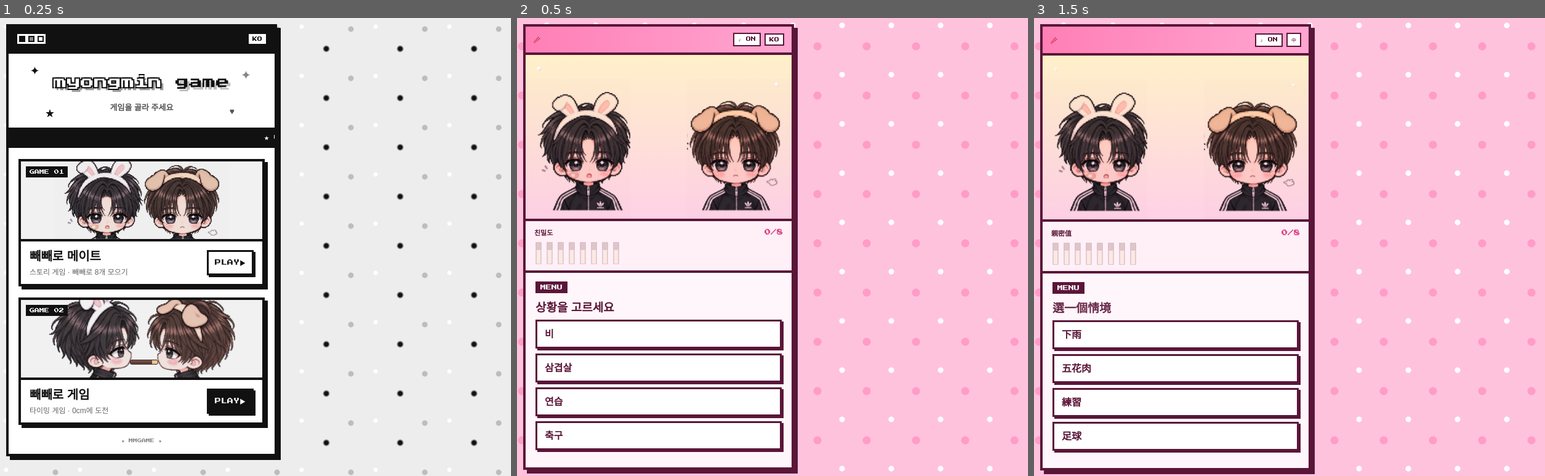
Above: before the commit, frames 1-3 (left to right).
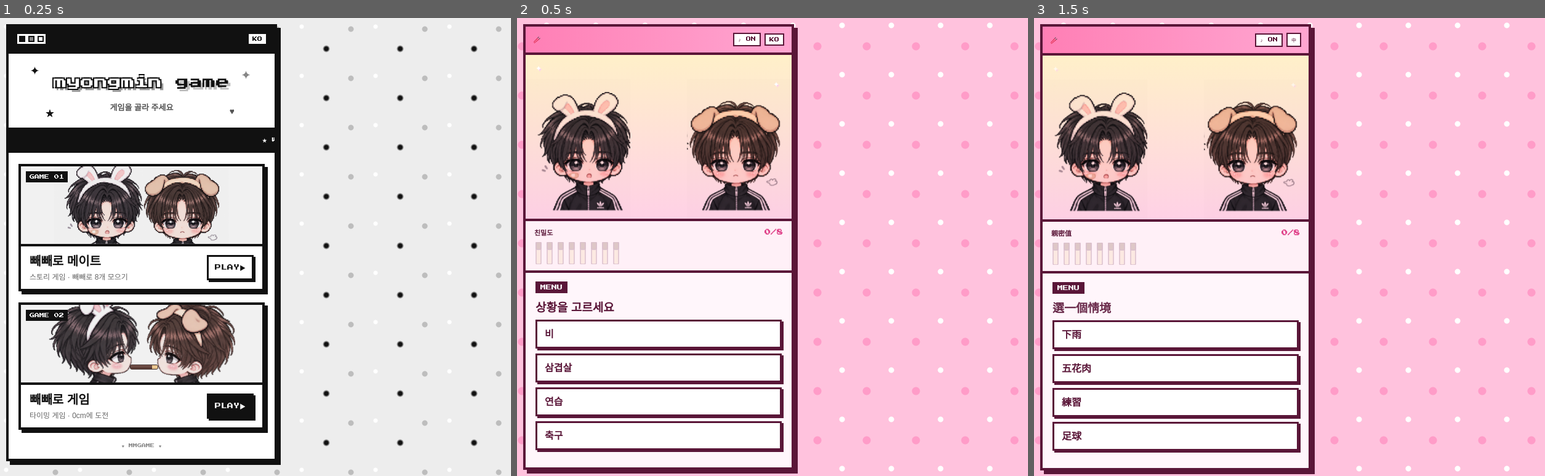
Above: after the commit, the same moments.

Repository: 4nd2p7t7s9-ux/mmgame
Game: browser game, page index.html
Two runs of this game, one before a commit and one after it. Both use one fixed random seed, a clock stepped at 60 frames per second and the inputs below.
Inputs:
- Up to frame 1 (0.25 s): no input
- Up to frame 2 (0.5 s): click "GAME 01 빼빼로 메이트 스토리 게임 · 빼빼로 …" at 0.27 s
- Up to frame 3 (1.5 s): click "KO" at 1.27 s

The runs differ from the first frame. In frame 1, 13% of the frame differs, in the area x 1-55%, y 25-98%; in frame 2, nothing differs; in frame 3, nothing differs.

Commit message:
mmgame landing page: add 묭민 사귀자 to the ticker
Co-Authored-By: Claude Fable 5.2 <noreply@anthropic.com>
Claude-Session: https://claude.ai/code/session_01QjjwagBKA79UbnwwZK1srt

Diff:
--- a/index.html
+++ b/index.html
@@ -38,6 +38,7 @@
 .star:nth-of-type(4){right:15%;bottom:16%;color:#555;animation-delay:1.1s;font-size:13px}
 @keyframes tw{50%{opacity:.25;transform:scale(.7)}}
 .tick{border-bottom:4px solid var(--ink);background:var(--ink);color:#fff;font-family:"Press Start 2P",monospace;font-size:8px;white-space:nowrap;overflow:hidden;padding:7px 0}
+.tick b{font-family:"Noto Sans KR",sans-serif;font-weight:900;font-size:13px;vertical-align:-2px}
 .tick span{display:inline-block;padding-left:100%;animation:mq 14s linear infinite}
 @keyframes mq{to{transform:translateX(-100%)}}
 
@@ -76,7 +77,7 @@
     <h1>myongmin <b>game</b></h1>
     <p><span class="lk">게임을 골라 주세요</span><span class="lz">選一個遊戲來玩吧</span></p>
   </header>
-  <div class="tick"><span>★ WELCOME TO MYONGMIN GAME ★ SELECT GAME ★ PRESS PLAY ★ HAVE FUN ♥</span></div>
+  <div class="tick"><span>★ WELCOME TO MYONGMIN GAME ★ <b>묭민 사귀자</b> ♥ SELECT GAME ★ PRESS PLAY ★ HAVE FUN ★ <b>묭민 사귀자</b> ♥</span></div>
 
   <nav class="list">
     <a class="card c1" href="pepero-mate/">
